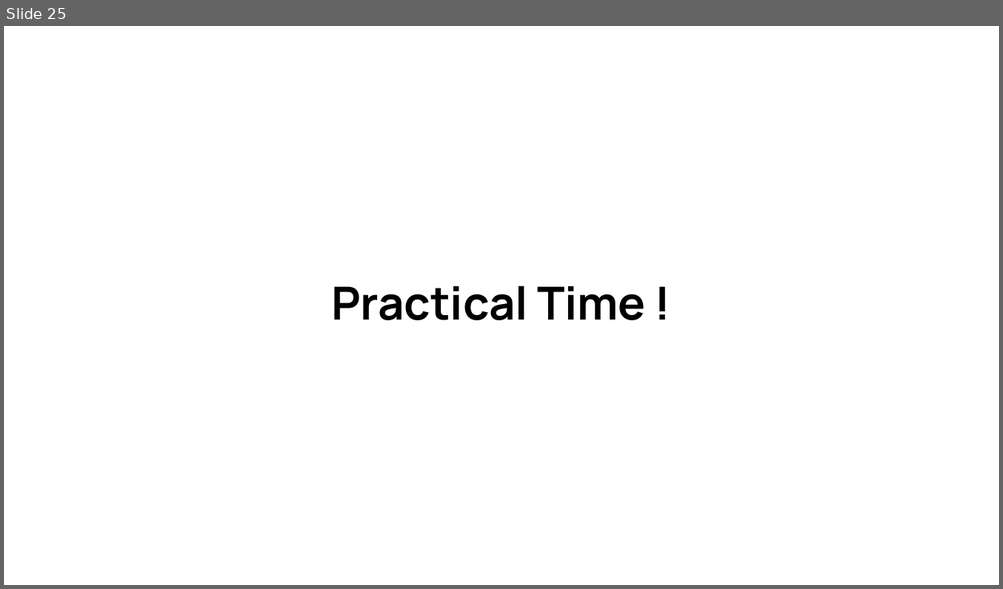
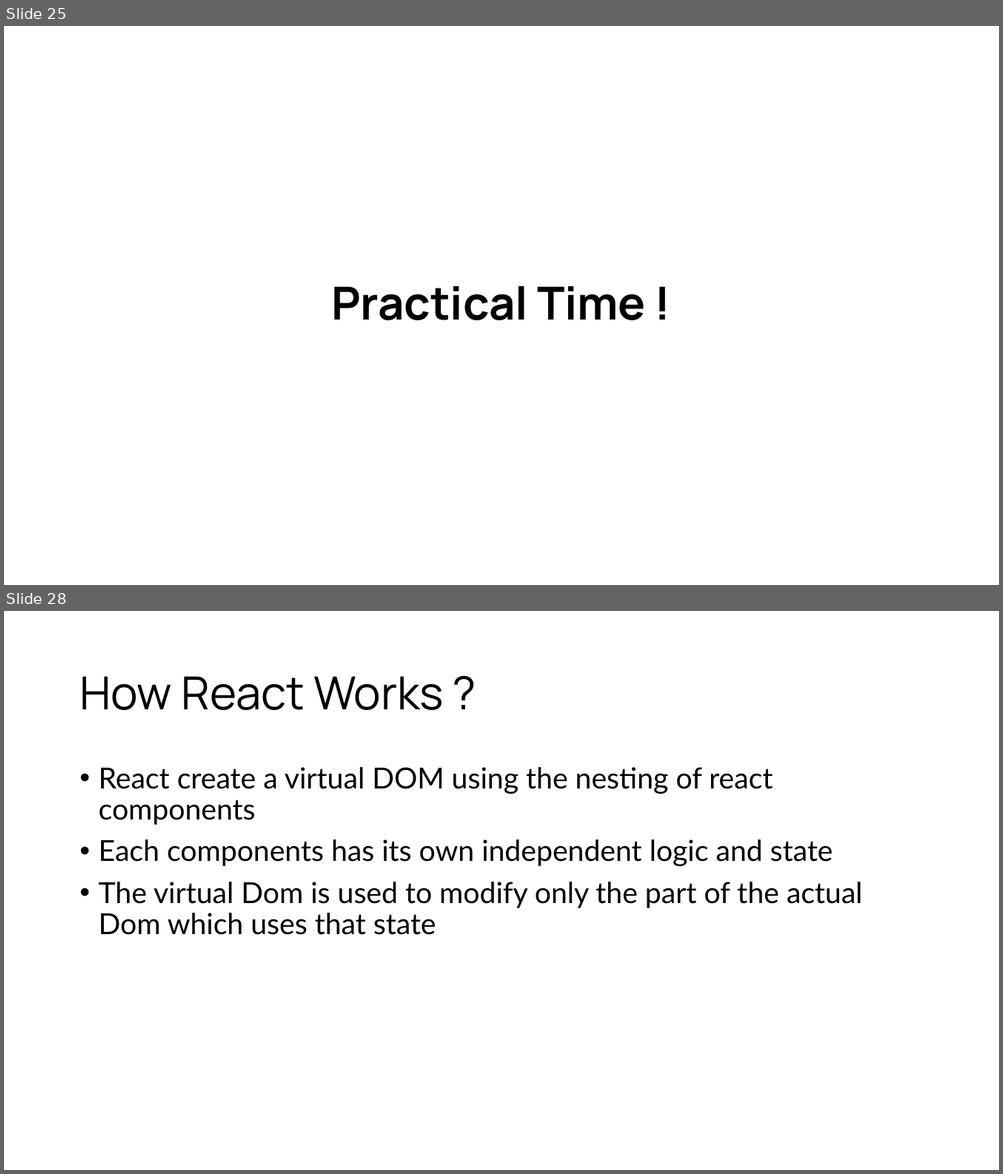
Before and after one commit to d33kshant/webdev-workshop, a slide deck: resources/workshop-presentation.pptx. Shown one above the other, each under a label of ours: slide 25 before the commit, slides 25 and 28 after it; the slides between them are not shown. The pictures are 1003x589 and 1003x1174 pixels, drawn with LibreOffice and Linux fonts; fonts in the diff are those of the drawing. Boxes give left, top, right and bottom in pixels: in the first picture for what was removed or moved away, otherwise in the second. Text is boxed around its words. In the diff, an @@ line names an element or a change of style, - is before the commit and + after.

```diff
--- a/resources/workshop-presentation.pptx
+++ b/resources/workshop-presentation.pptx
@@ slide 28 added at (4, 611, 999, 1170), background #FFFFFF @@
@@ title added at (79, 676, 444, 710), 44 pt, text #000000 @@
+How React Works ?
@@ text added at (99, 767, 862, 935), 28 pt, text #000000 @@
+• React create a virtual DOM using the nesting of react components
+• Each components has its own independent logic and state
+• The virtual Dom is used to modify only the part of the actual Dom which uses that state
```
Also in this commit, not shown: 5 slides changed, 5 other slides added, 1 slide removed.
